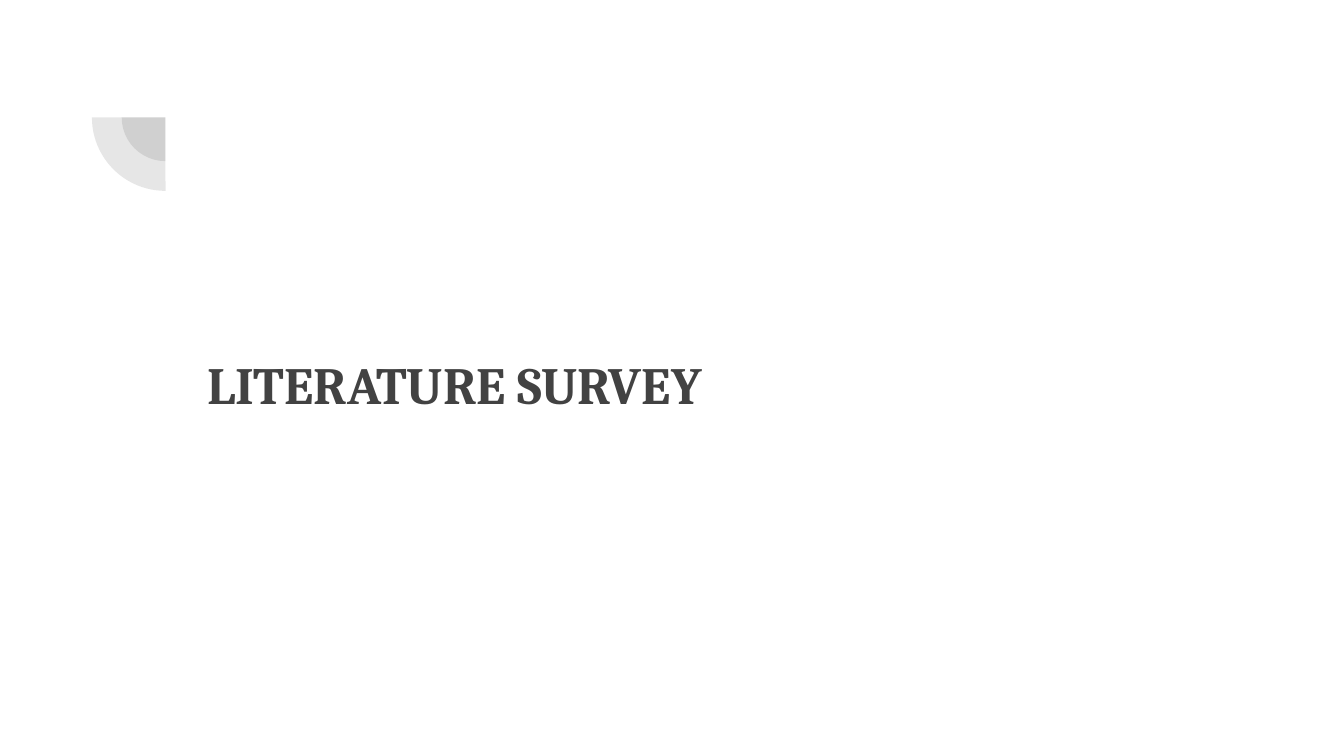
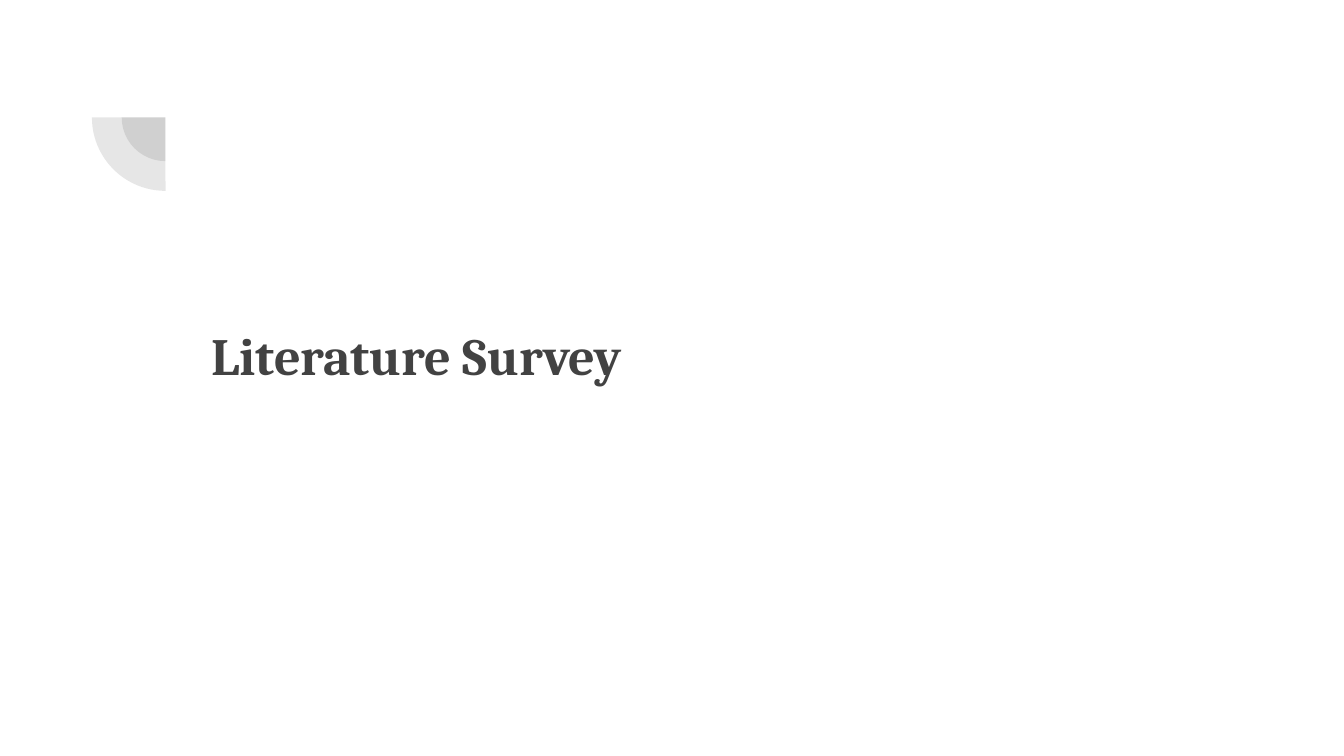
Before and after one commit to VarunBohara/Mini-Project-Documents, a slide deck: slide 7 of MINI PROJECT REVIEW.pptx. Drawn at 1344x756 pixels with LibreOffice and Linux fonts; fonts in the diff are those of the drawing. Boxes give left, top, right and bottom in pixels: in the first picture for what was removed or moved away, otherwise in the second. Text is boxed around its words. In the diff, an @@ line names an element or a change of style, - is before the commit and + after.

```diff
--- a/MINI PROJECT REVIEW.pptx
+++ b/MINI PROJECT REVIEW.pptx
@@ title at [211,339,622,386]: text changed @@
-LITERATURE SURVEY
+Literature Survey
```
Also in this commit, not shown: 11 other slides changed.
